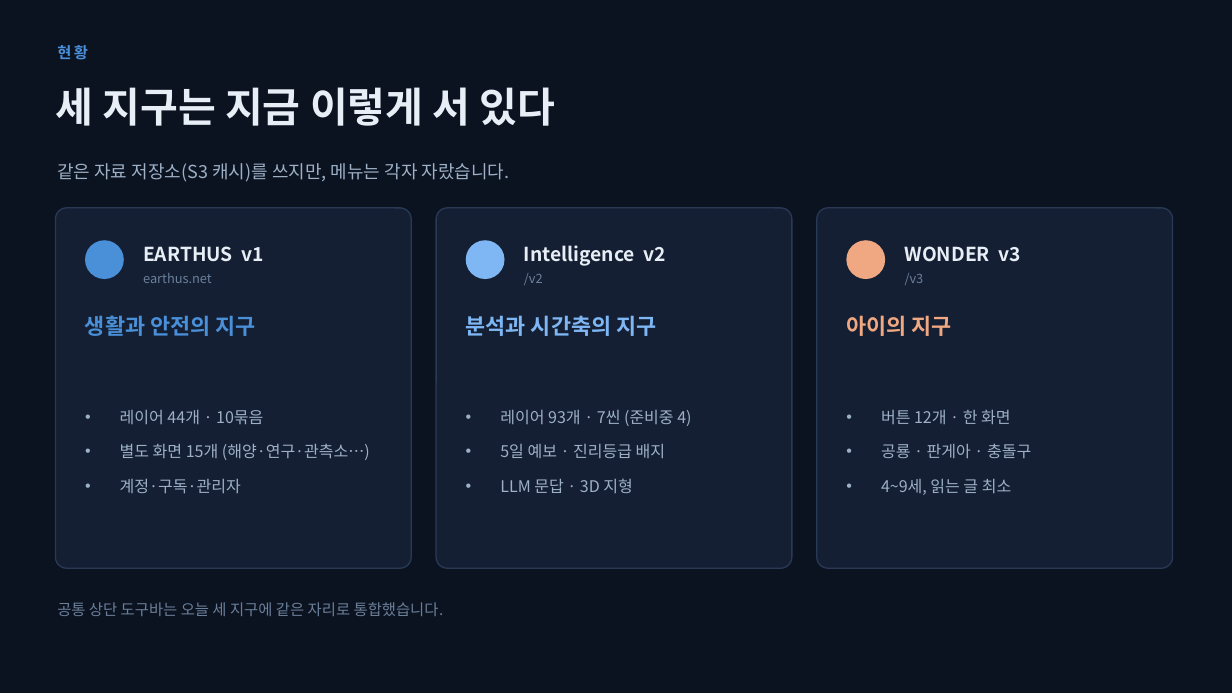
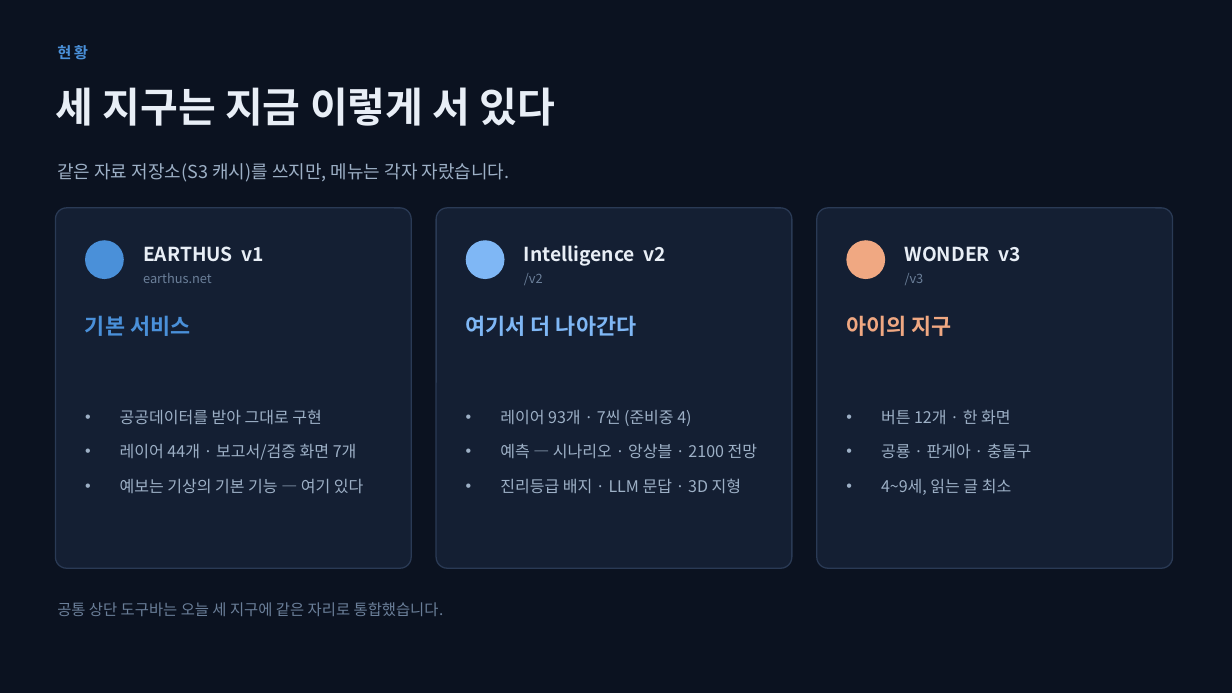
Before and after one commit to icegyul/earthus, a slide deck: slide 2 of docs/proposals/EARTHUS_세지구_메뉴통합제안_20260903.pptx. Drawn at 1232x693 pixels with LibreOffice and Linux fonts; fonts in the diff are those of the drawing. Boxes give left, top, right and bottom in pixels: in the first picture for what was removed or moved away, otherwise in the second. Text is boxed around its words. In the diff, an @@ line names an element or a change of style, - is before the commit and + after.

```diff
--- a/docs/proposals/EARTHUS_세지구_메뉴통합제안_20260903.pptx
+++ b/docs/proposals/EARTHUS_세지구_메뉴통합제안_20260903.pptx
@@ text at box(85, 315, 190, 336): text changed @@
-생활과 안전의 지구
+기본 서비스
@@ text at box(466, 315, 636, 336): text changed @@
-분석과 시간축의 지구
+여기서 더 나아간다
@@ text at box(120, 410, 363, 493): text changed @@
-• 레이어 44개 · 10묶음
-• 별도 화면 15개 (해양·연구·관측소…)
-• 계정·구독·관리자
+• 공공데이터를 받아 그대로 구현
+• 레이어 44개 · 보고서/검증 화면 7개
+• 예보는 기상의 기본 기능 — 여기 있다
@@ text at box(500, 443, 757, 493): text changed @@
-• 5일 예보 · 진리등급 배지
-• LLM 문답 · 3D 지형
+• 예측 — 시나리오 · 앙상블 · 2100 전망
+• 진리등급 배지 · LLM 문답 · 3D 지형
```
Also in this commit, not shown: 3 other slides changed, 1 slide added, 1 slide removed, 1 other file.
